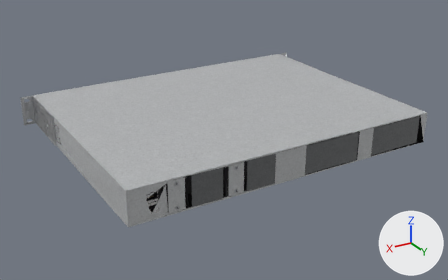
The glTF model danbyte/assets/Cisco/C9200-24P.far.glb as it was, and as the next commit left it.
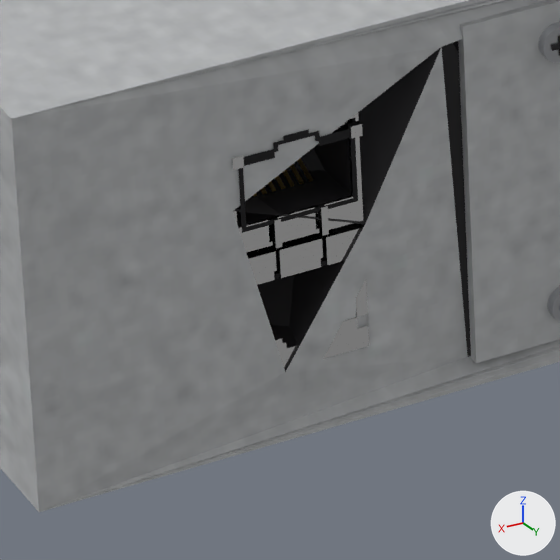
Each version is shown whole from a camera (50 mm lens) standing at (0.429, 0.895, 0.346) and looking at (0.005, 0.188, -0.007), then close up on the part from 28% to 39% of the width and 64% to 83% of the height. Arrows for +X, +Y and +Z are at lower right; the lights stay in place. The last two pictures show the newer version. Where no turn or scale is listed for an object, it has been applied to the vertices. Vertices at exactly the same position are counted once.

The scene before the commit, as lines of its bpy script (objects in view):
```python
me_mesh_34 = bpy.data.meshes.new('Mesh_34')
me_mesh_34.from_pydata(...)  # 4163 vertices, 9482 faces; spans x 0.0..0.483, y -0.354..-0.001, z 0.0..0.044
# faces by material slot: [1571, 125, 5614, 2172]
me_mesh_34.materials.append(mat_dbt_chassis_metal)
me_mesh_34.materials.append(mat_dbt_bezel_plastic)
me_mesh_34.materials.append(mat_db_far_palette)
me_mesh_34.materials.append(mat_dbt_bracket_zinc)
me_mesh_5 = bpy.data.meshes.new('Mesh_5')
me_mesh_5.from_pydata(...)  # a box spanning x 0.395..0.4156, y -0.0025..-0.0013, z 0.0027..0.0413, material slot 0; a box spanning x 0.4042..0.4064, y -0.0007..0.0, z 0.0067..0.0073, material slot 1; a 24-sided cylinder along y spanning x 0.4033..0.4073, y -0.0013..-0.0002, z 0.035..0.039, material slot 1; a box spanning x 0.405..0.4056, y -0.0007..0.0, z 0.0359..0.0381, material slot 1; a 24-sided cylinder along y spanning x 0.4033..0.4073, y -0.0013..-0.0002, z 0.005..0.009, material slot 1; a box spanning x 0.405..0.4056, y -0.0007..0.0, z 0.0059..0.0081, material slot 1; a box spanning x 0.4042..0.4064, y -0.0007..0.0, z 0.0367..0.0373, material slot 1
me_mesh_5.materials.append(mat_dbt_chassis_metal)
me_mesh_5.materials.append(mat_db_far_palette)
ob_mesh_34 = bpy.data.objects.new('Mesh_34', me_mesh_34)
ob_mesh_34.location = (-0.2413, 0.3539, 0.0)
ob_mesh_5 = bpy.data.objects.new('Mesh_5', me_mesh_5)
ob_mesh_5.location = (-0.2413, 0.3539, 0.0)
```
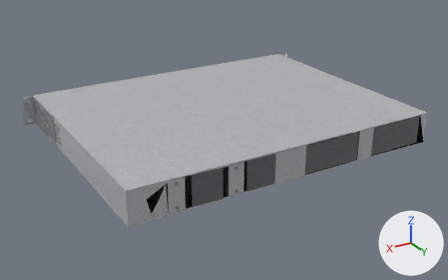
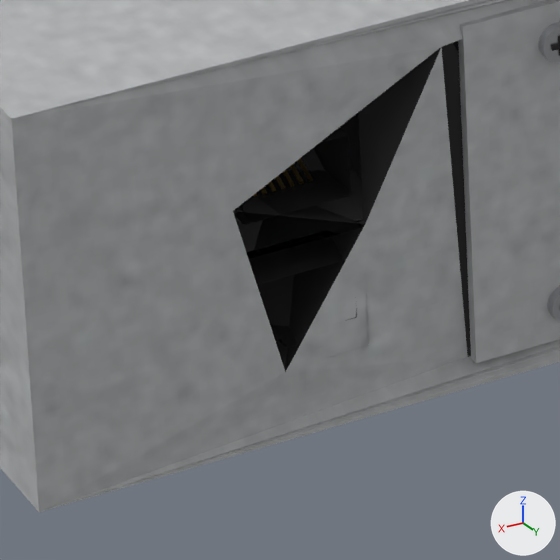
Pixel boxes (x1, y1, x2, y2) of what changed, in the close-ups (560 x 560 px):
part 1 of me_mesh_34, deleted: before (232, 124, 363, 279)
part 2 of me_mesh_34, deleted: before (233, 113, 369, 369)

The change, as a diff of the scene's bpy script:
```diff
--- a/danbyte/assets/Cisco/C9200-24P.far.glb.py
+++ b/danbyte/assets/Cisco/C9200-24P.far.glb.py
@@ me_mesh_34 @@
 # used by ob_mesh_34; location = (-0.2413, 0.3539, 0.0)
-me_mesh_34.from_pydata(...)  # 4163 vertices, 9482 faces; spans x 0.0..0.483, y -0.354..-0.001, z 0.0..0.044
+me_mesh_34.from_pydata(...)  # 4106 vertices, 9384 faces; spans x 0.0..0.483, y -0.354..-0.001, z 0.0..0.044
+# me_mesh_34 part 1: 10 loose pieces with 88 vertices, spanning x 0.427..0.441, y -0.002..-0.001, z 0.009..0.034, are deleted
+# me_mesh_34 part 2
+# 12 vertices are removed from x 0.428..0.44, y -0.002, z 0.01..0.034
+# 80 faces are deleted
+# other edits to the shape of me_mesh_34 do not show in these pictures
 me_mesh_34.materials.append(mat_dbt_chassis_metal)
```
